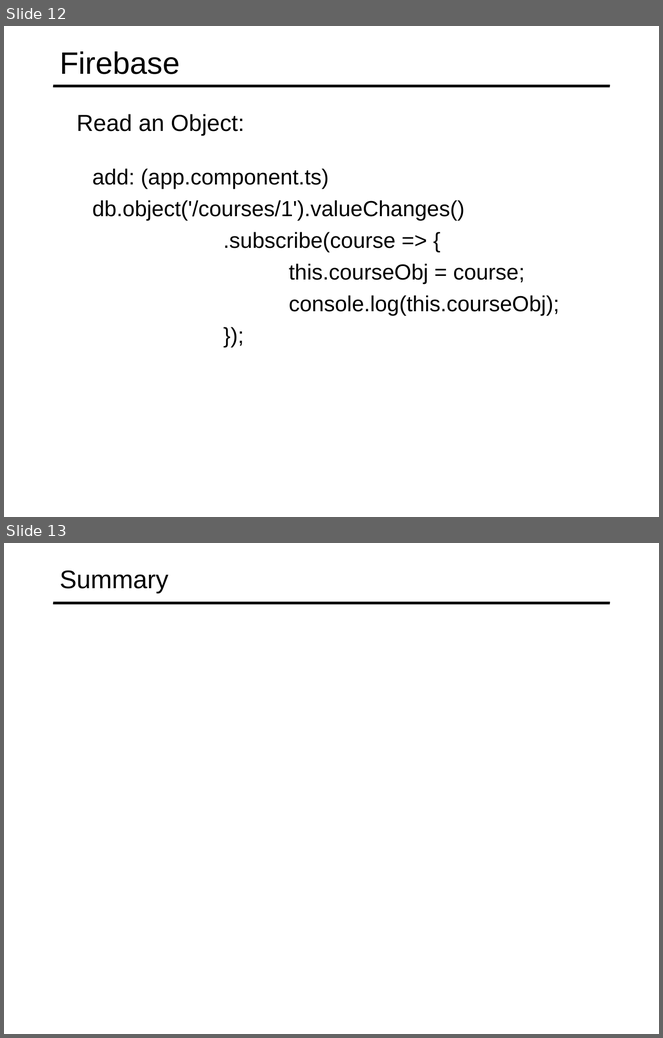
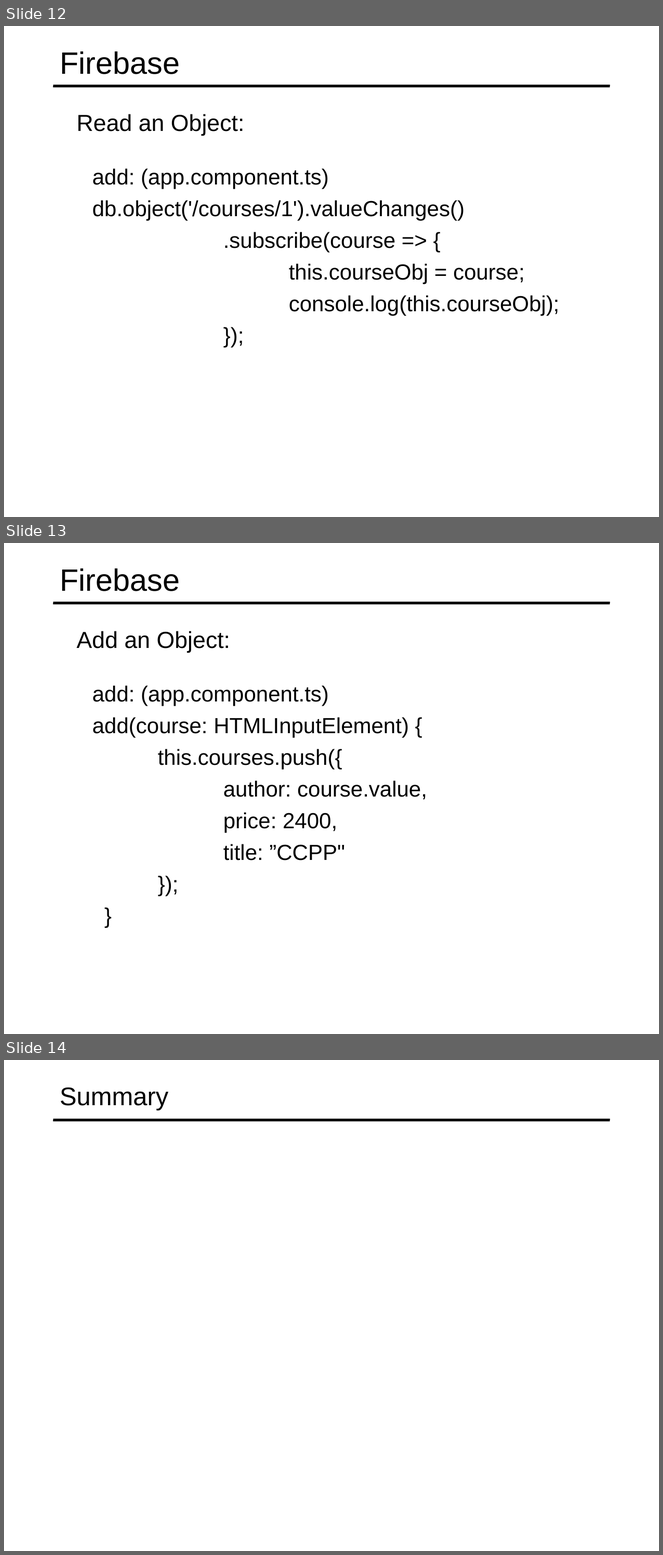
Before and after one commit to specter01wj/Jago_Link_Training, a slide deck: Angular/Angular7/Angular Advanced Course/Essentials/11.Building Real-time Server-less Apps with Firebase/L11_Building Real-time Server-less Apps with Firebase.ppt. Shown one above the other, each under a label of ours: slides 12 and 13 before the commit, slides 12, 13 and 14 after it. The pictures are 663x1038 and 663x1555 pixels, drawn with LibreOffice and Linux fonts; fonts in the diff are those of the drawing. Boxes give left, top, right and bottom in pixels: in the first picture for what was removed or moved away, otherwise in the second. Text is boxed around its words. In the diff, an @@ line names an element or a change of style, - is before the commit and + after.

Commit message:
10/15/2019 v1

```diff
--- a/Angular/Angular7/Angular Advanced Course/Essentials/11.Building Real-time Server-less Apps with Firebase/L11_Building Real-time Server-less Apps with Firebase.ppt
+++ b/Angular/Angular7/Angular Advanced Course/Essentials/11.Building Real-time Server-less Apps with Firebase/L11_Building Real-time Server-less Apps with Firebase.ppt
@@ slide 13 added at (4,543,659,1034), background #FFFFFF; not listed: 1 template element that a slide beside it also shows @@
@@ title added at (60,568,180,591), 34 pt, text #000000 @@
+Firebase
@@ text added at (77,631,230,653), 25.5 pt, text #000000 @@
+  Add an Object:
@@ text added at (92,685,427,861), 24 pt, text #000000 @@
+  add: (app.component.ts)
+  add(course: HTMLInputElement) {
+  this.courses.push({
+  author: course.value,
+  price: 2400,
+  title: ”CCPP"
+  });
+  }
@@ what was slide 13 is now slide 14 @@
```
